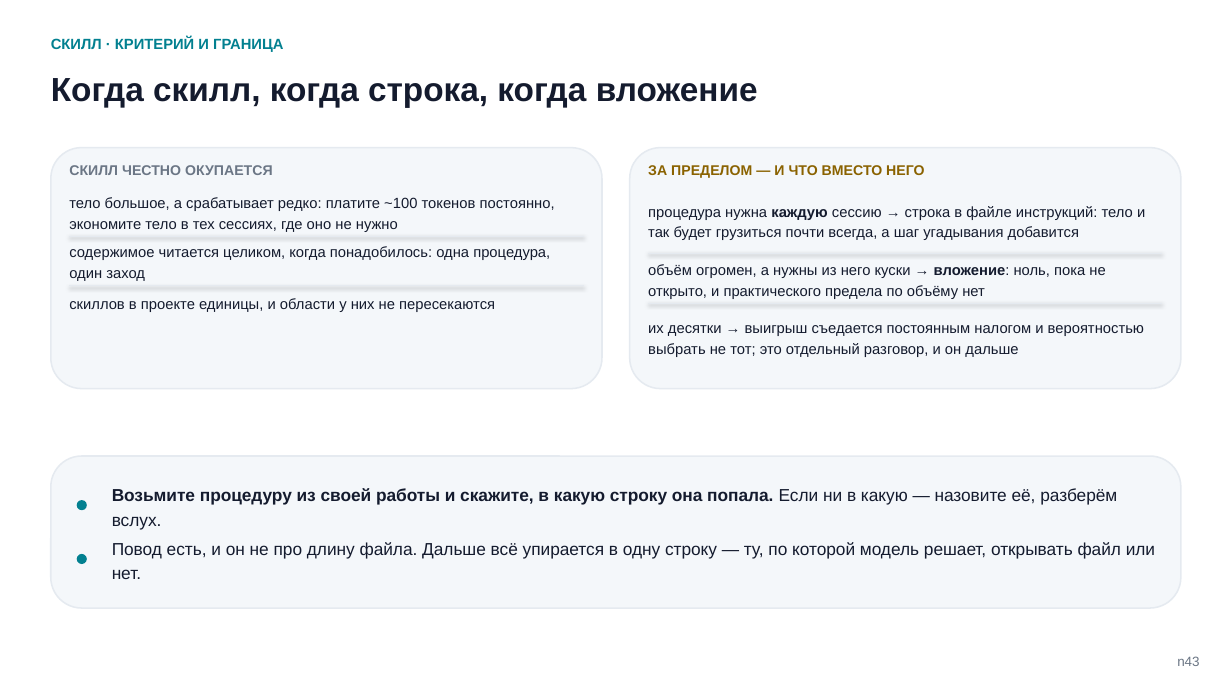
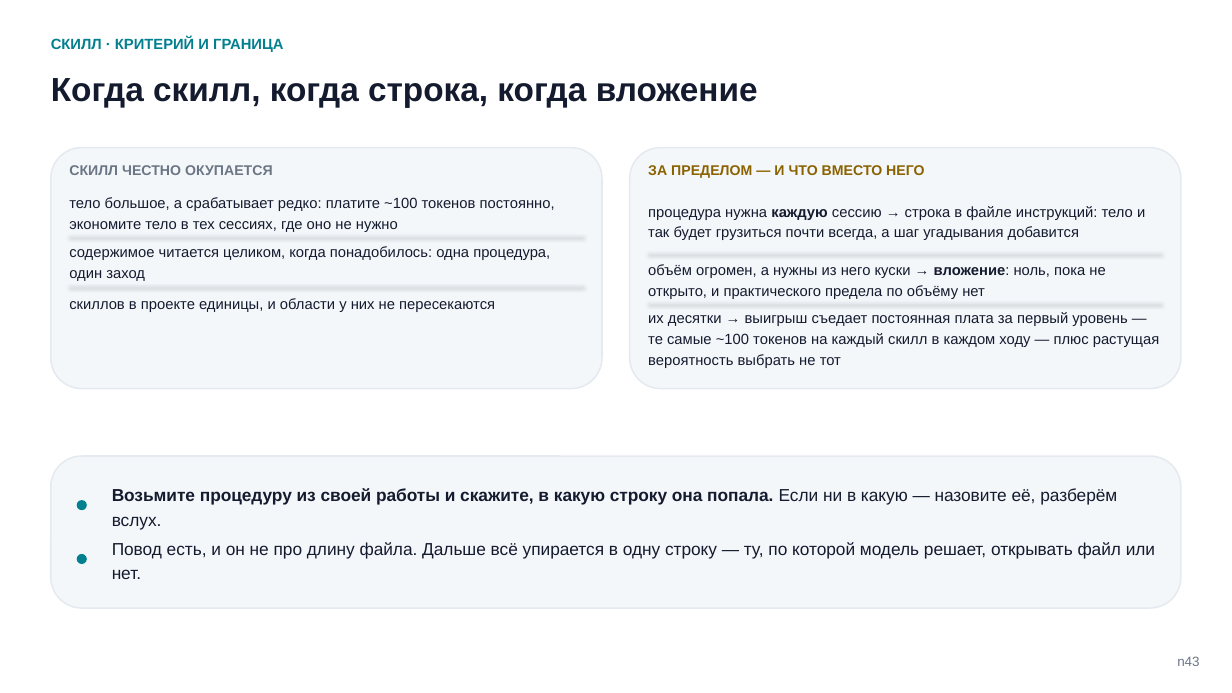
Before and after one commit to tellina-study/AI-usage-lessons, a slide deck: slide 45 of library/seminars/sem-05/rendered/sem-05.pptx. Drawn at 1232x693 pixels with LibreOffice and Linux fonts; fonts in the diff are those of the drawing. Boxes give left, top, right and bottom in pixels: in the first picture for what was removed or moved away, otherwise in the second. Text is boxed around its words. In the diff, an @@ line names an element or a change of style, - is before the commit and + after.

```diff
--- a/library/seminars/sem-05/rendered/sem-05.pptx
+++ b/library/seminars/sem-05/rendered/sem-05.pptx
@@ text at box(648, 312, 1159, 368): text changed @@
-их десятки → выигрыш съедается постоянным налогом и вероятностью выбрать не тот; это отдельный разговор, и он дальше
+их десятки → выигрыш съедает постоянная плата за первый уровень — те самые ~100 токенов на каждый скилл в каждом ходу — плюс растущая вероятность выбрать не тот
```
Also in this commit, not shown: 4 other slides changed, 6 other files.
